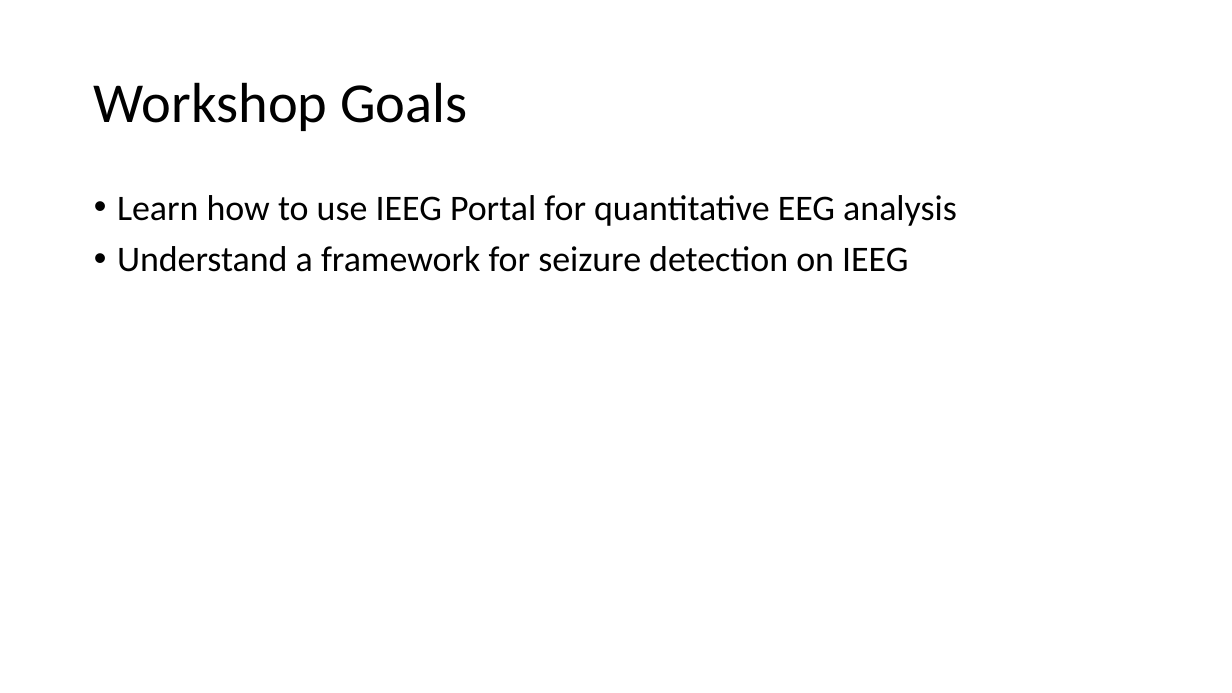
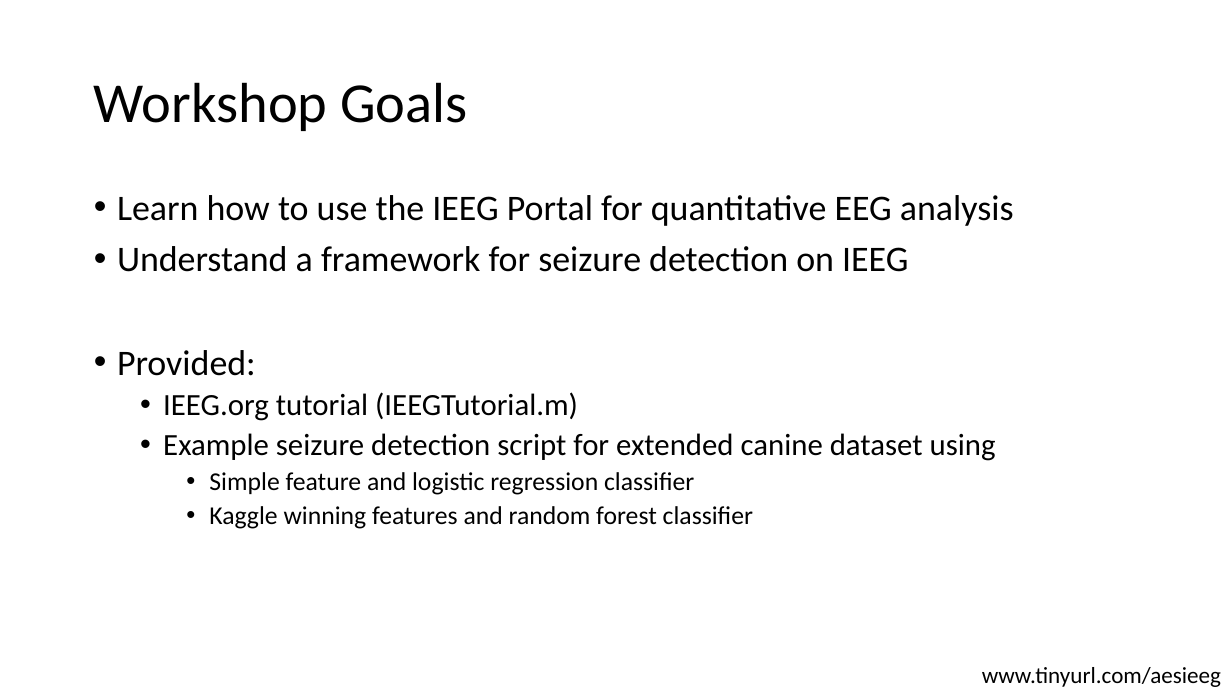
Before and after one commit to hoameng/AES2016WorkshopMaterials, a slide deck: slide 2 of Introduction.pptx. Drawn at 1232x693 pixels with LibreOffice and Linux fonts; fonts in the diff are those of the drawing. Boxes give left, top, right and bottom in pixels: in the first picture for what was removed or moved away, otherwise in the second. Text is boxed around its words. In the diff, an @@ line names an element or a change of style, - is before the commit and + after.

```diff
--- a/Introduction.pptx
+++ b/Introduction.pptx
@@ text at box(117, 195, 1014, 226): text changed @@
-• Learn how to use IEEG Portal for quantitative EEG analysis
+• Learn how to use the IEEG Portal for quantitative EEG analysis
@@ text at box(117, 350, 996, 529): paragraphs added @@
+• Provided:
+  • IEEG.org tutorial (IEEGTutorial.m)
+  • Example seizure detection script for extended canine dataset using
+    • Simple feature and logistic regression classifier
+    • Kaggle winning features and random forest classifier
@@ text added at box(982, 667, 1221, 687), 18 pt, text #000000 @@
+www.tinyurl.com/aesieeg
```
Also in this commit, not shown: 1 other slide changed, 4 slides added, 1 slide removed, 4 other files.
